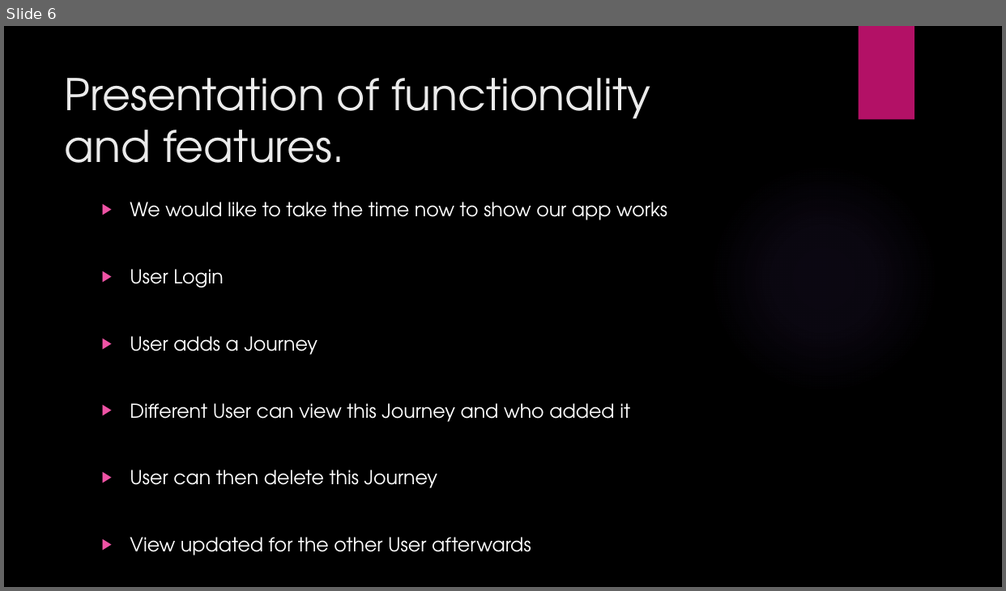
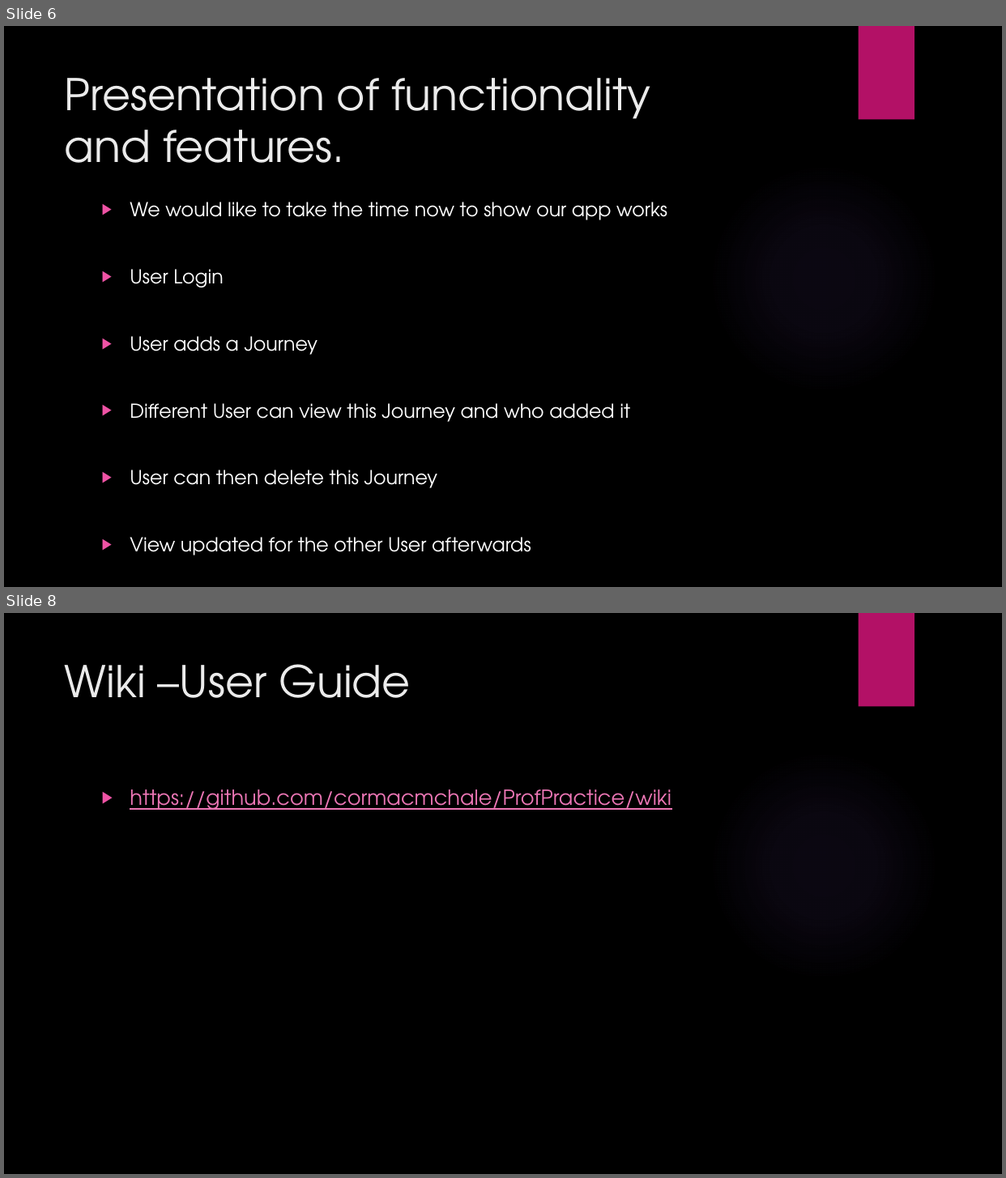
Before and after one commit to cormacmchale/ProfPractice, a slide deck: RideShare.pptx. Shown one above the other, each under a label of ours: slide 6 before the commit, slides 6 and 8 after it; the slides between them are not shown. The pictures are 1006x591 and 1006x1178 pixels, drawn with LibreOffice and Linux fonts; fonts in the diff are those of the drawing; background and template pictures are left out. Boxes give left, top, right and bottom in pixels: in the first picture for what was removed or moved away, otherwise in the second. Text is boxed around its words. In the diff, an @@ line names an element or a change of style, - is before the commit and + after.

```diff
--- a/RideShare.pptx
+++ b/RideShare.pptx
@@ slide 8 added at (x1=4, y1=613, x2=1002, y2=1174), background picture (left out); not listed: 2 template elements that a slide beside it also shows @@
@@ title added at (x1=65, y1=664, x2=411, y2=698), 42 pt, text #EBEBEB @@
+Wiki –User Guide
@@ text added at (x1=130, y1=790, x2=671, y2=810), 20 pt, text #EC76B5, underline @@
+▶ https://github.com/cormacmchale/ProfPractice/wiki
```
Also in this commit, not shown: 1 slide changed, 1 other slide added, 10 other files.
